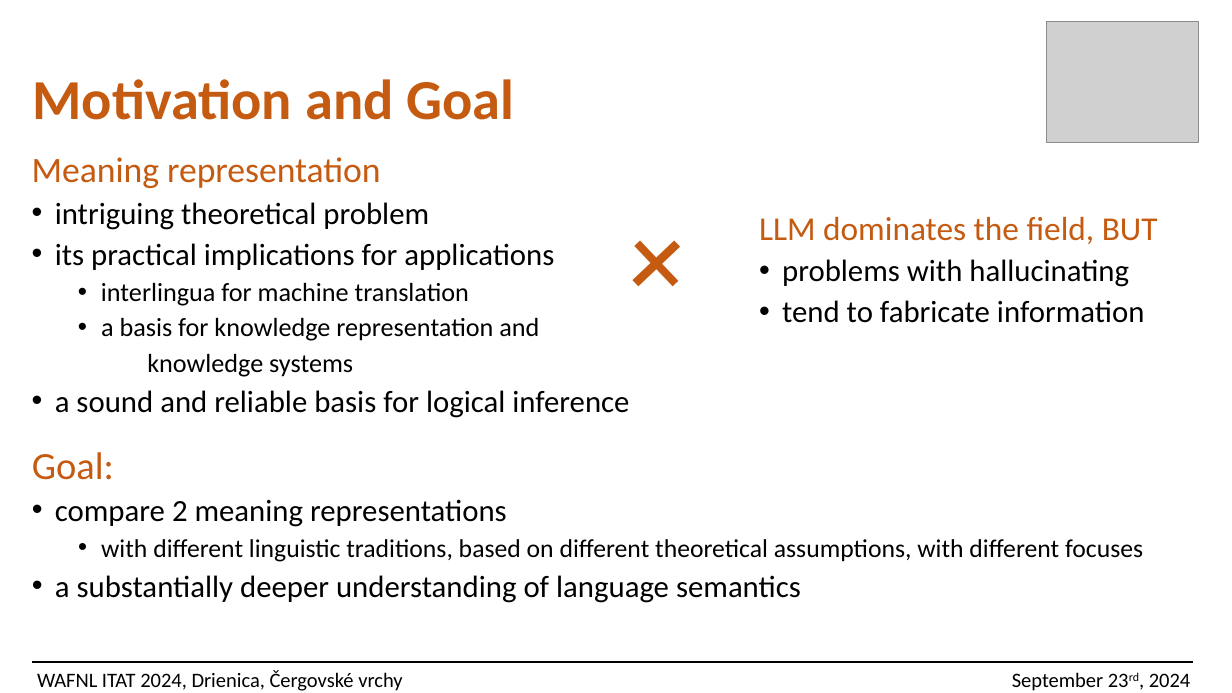
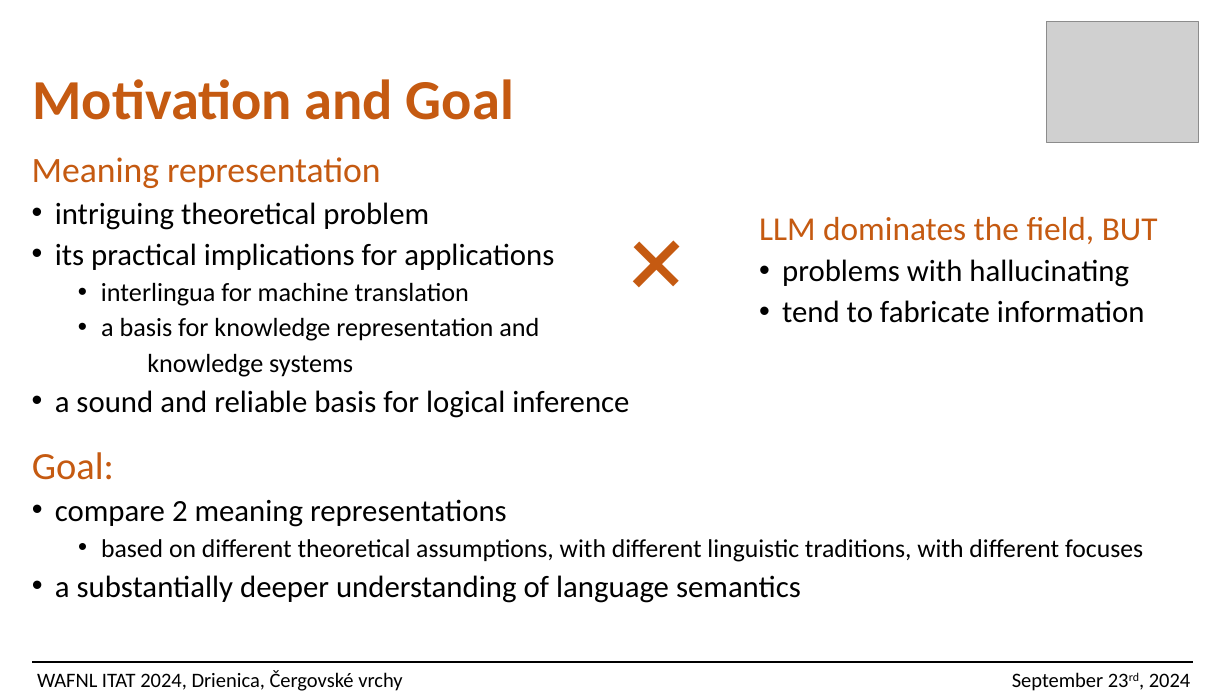
Before and after one commit to ufal/UMR, a slide deck: slide 3 of papers/2024-ITAT-slides.pptx. Drawn at 1232x693 pixels with LibreOffice and Linux fonts; fonts in the diff are those of the drawing; grey boxes stand for pictures. Boxes give left, top, right and bottom in pixels: in the first picture for what was removed or moved away, otherwise in the second. Text is boxed around its words. In the diff, an @@ line names an element or a change of style, - is before the commit and + after.

```diff
--- a/papers/2024-ITAT-slides.pptx
+++ b/papers/2024-ITAT-slides.pptx
@@ text at [101, 539, 1143, 562]: text changed @@
-  • with different linguistic traditions, based on different theoretical assumptions, with different focuses
+  • based on different theoretical assumptions, with different linguistic traditions, with different focuses
```
Also in this commit, not shown: 18 other slides changed, 2 slides added, 1 slide removed, 1 other file.
